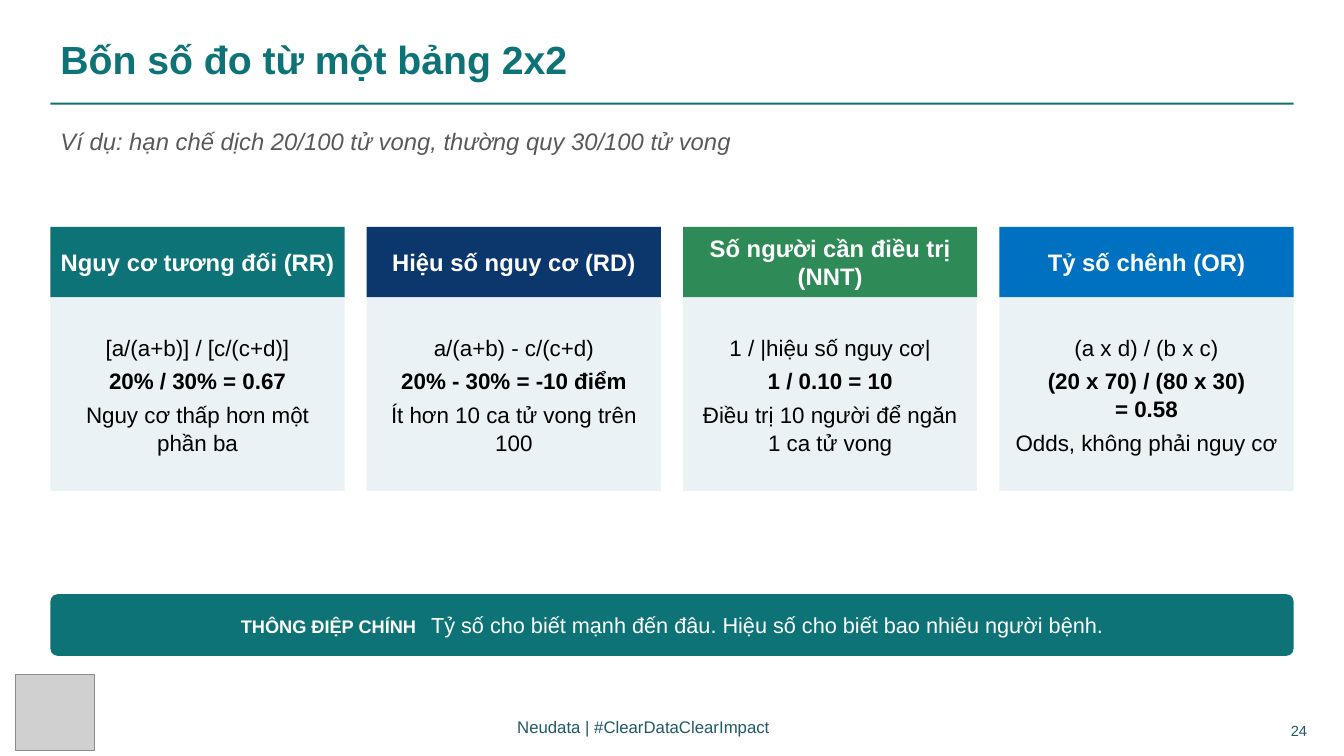
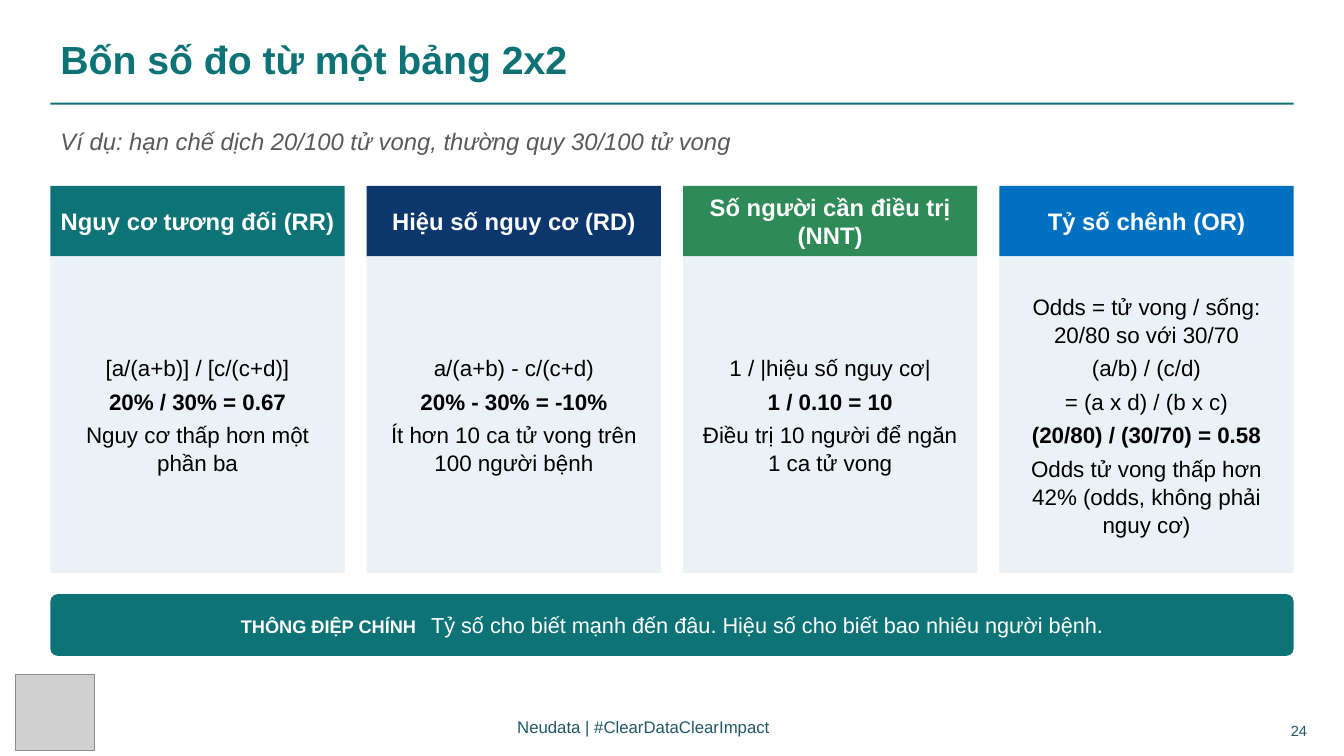
Before and after one commit to neu-data/FoundationsofClinicalResearch, a slide deck: slide 24 of vi/files/slides/Session_4_VN.pptx. Drawn at 1344x756 pixels with LibreOffice and Linux fonts; fonts in the diff are those of the drawing; grey boxes stand for pictures. Boxes give left, top, right and bottom in pixels: in the first picture for what was removed or moved away, otherwise in the second. Text is boxed around its words. In the diff, an @@ line names an element or a change of style, - is before the commit and + after.

```diff
--- a/vi/files/slides/Session_4_VN.pptx
+++ b/vi/files/slides/Session_4_VN.pptx
@@ 4 rectangles moved together from (x1=50, y1=227, x2=1294, y2=297) to (x1=50, y1=186, x2=1294, y2=256) @@
@@ rectangle "[a/(a+b)] / [c/(c+d)]" resized from (x1=50, y1=297, x2=345, y2=491) to (x1=50, y1=256, x2=345, y2=573) @@
@@ rectangle "a/(a+b) - c/(c+d)" resized from (x1=367, y1=297, x2=661, y2=491) to (x1=367, y1=256, x2=661, y2=573) @@
@@ rectangle "1 / |hiệu số nguy ..." resized from (x1=684, y1=297, x2=978, y2=491) to (x1=684, y1=256, x2=978, y2=573) @@
@@ rectangle "Odds = tử vong / ..." resized from (x1=999, y1=297, x2=1294, y2=491) to (x1=999, y1=256, x2=1294, y2=573) @@
@@ text in rectangle at (x1=1031, y1=297, x2=1262, y2=538): text changed @@
-(a x d) / (b x c)
-(20 x 70) / (80 x 30) = 0.58
-Odds, không phải nguy cơ
+Odds = tử vong / sống: 20/80 so với 30/70
+(a/b) / (c/d)
+= (a x d) / (b x c)
+(20/80) / (30/70) = 0.58
+Odds tử vong thấp hơn 42% (odds, không phải nguy cơ)
@@ text in rectangle at (x1=391, y1=394, x2=636, y2=476): text changed @@
-20% - 30% = -10 điểm
-Ít hơn 10 ca tử vong trên 100
+20% - 30% = -10%
+Ít hơn 10 ca tử vong trên 100 người bệnh
```
Also in this commit, not shown: 17 other slides changed, 2 slides added, 44 other files.
